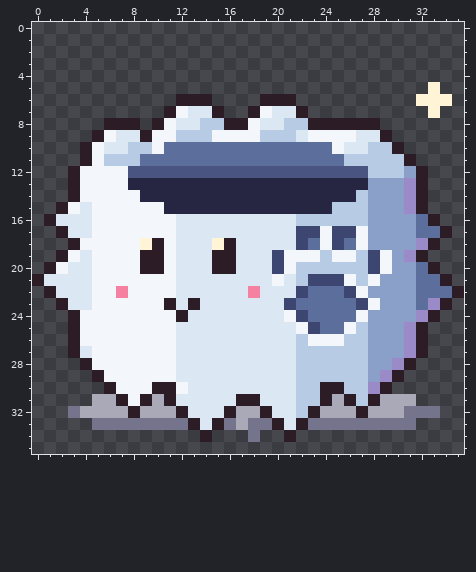
Two states of a pixel-art file, aseprite-source/v3/art-2701-pals-all/c13/opus2/pl-gwk-2-perch.aseprite. Above: the version before the commit.
36x36 pixels, 1 frame.
Once edited:
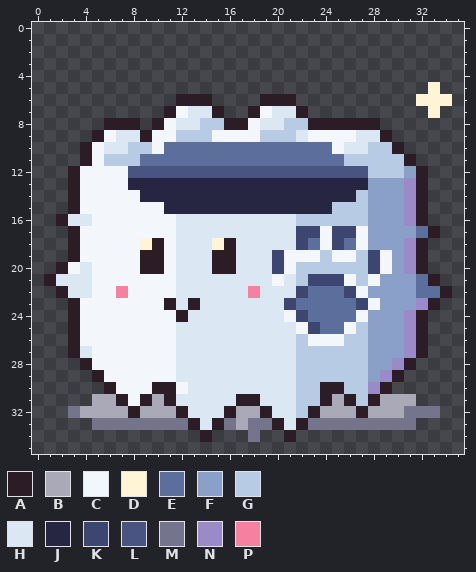
Palette (. is transparent): A #2b1c26  B #aaa9b8  C #f3f7fc  D #fff4d6  E #5b6e9c  F #8aa0c8  G #b8cbe4  H #dce7f4  J #262642  K #3c4670  L #4a5480  M #74758c  N #9a8ac8  P #f5809f
The exact change:
@@ x 0..35 @@
 14 ...ACCCCCJJJJJJJJJJJJJJJJJJGFFFNA...
-15 ..ACHCCCCCCJJJJJJJJJJJJJJGGGFFFNA...
-16 .AHHHCCCCCCCHHHHHHHHHHGGGGGGFFFFEA..
-17 ..AHHCCCCCCCHHHHHHHHHHKKCKKCFFFFEEA.
-18 ...ACCCCCDACHHHDAHHHHHKECKECFFFFNA..
-19 ..ACHCCCCAACHHHAAHHHKCCCGCCGKCFNA...
-20 .ACHHCCCCAACHHHAAHHHKCGGGGGGKCFFEA..
-21 AHHHHCCCCCCCHHHHHHHHCHGKKKCGCFFFEEA.
-22 .AHHHCCPCCCCHHHHHHPHHHKEEEKCFFFFEEEA
-23 ..AHHCCCCCCAHAHHHHHHHKEEEEEKCFFFENA.
-24 ...ACCCCCCCCAHHHHHHHHCKEEEECFFFFNA..
+15 ...ACCCCCCCJJJJJJJJJJJJJJGGGFFFNA...
+16 ..AHHCCCCCCCHHHHHHHHHHGGGGGGFFFNA...
+17 ...ACCCCCCCCHHHHHHHHHHKKCKKCFFFFEA..
+18 ...ACCCCCDACHHHDAHHHHHKECKECFFFNA...
+19 ...ACCCCCAACHHHAAHHHKCCCGCCGKCFNA...
+20 ..ACHCCCCAACHHHAAHHHKCGGGGGGKCFNA...
+21 .AHHHCCCCCCCHHHHHHHHCHGKKKCGCFFFEA..
+22 ..AHHCCPCCCCHHHHHHPHHHKEEEKCFFFFEEA.
+23 ...ACCCCCCCAHAHHHHHHHKEEEEEKCFFFNA..
+24 ...ACCCCCCCCAHHHHHHHHCKEEEECFFFNA...
 25 ...ACCCCCCCCHHHHHHHHHHCKEECGFFFNA...
